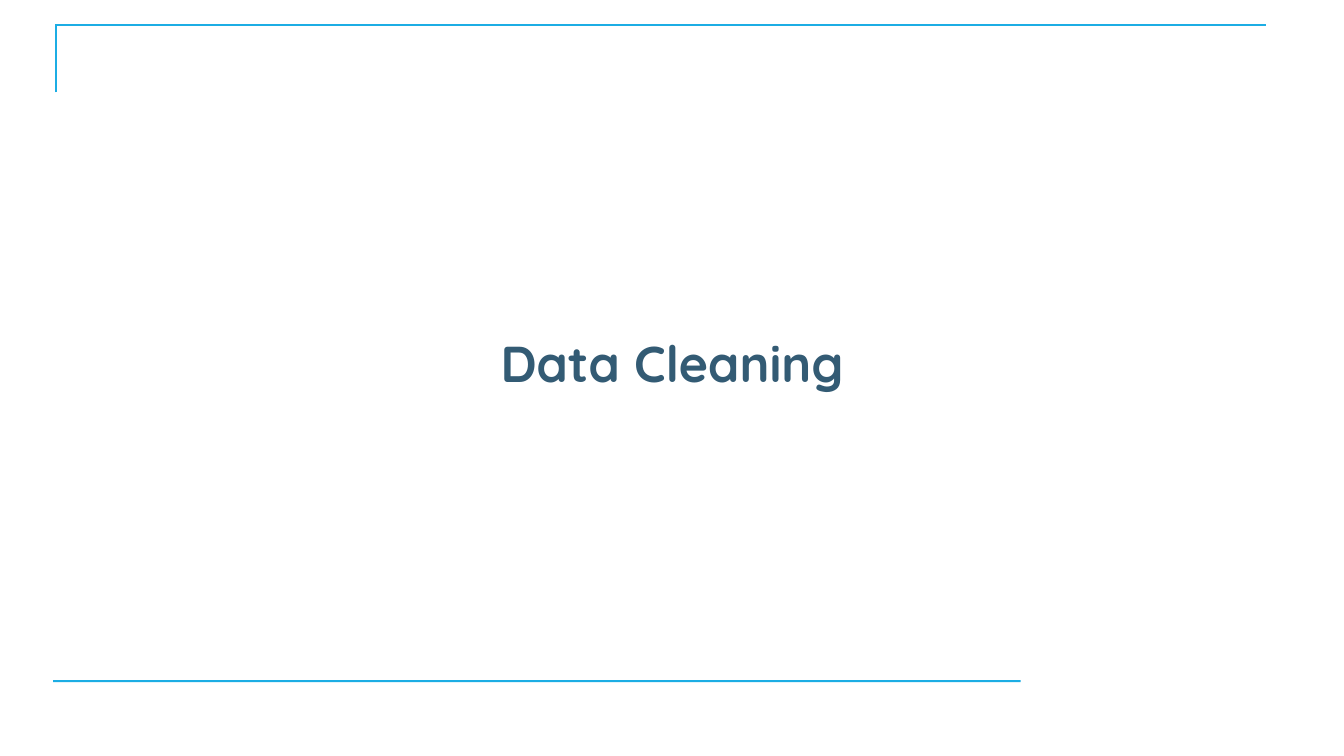
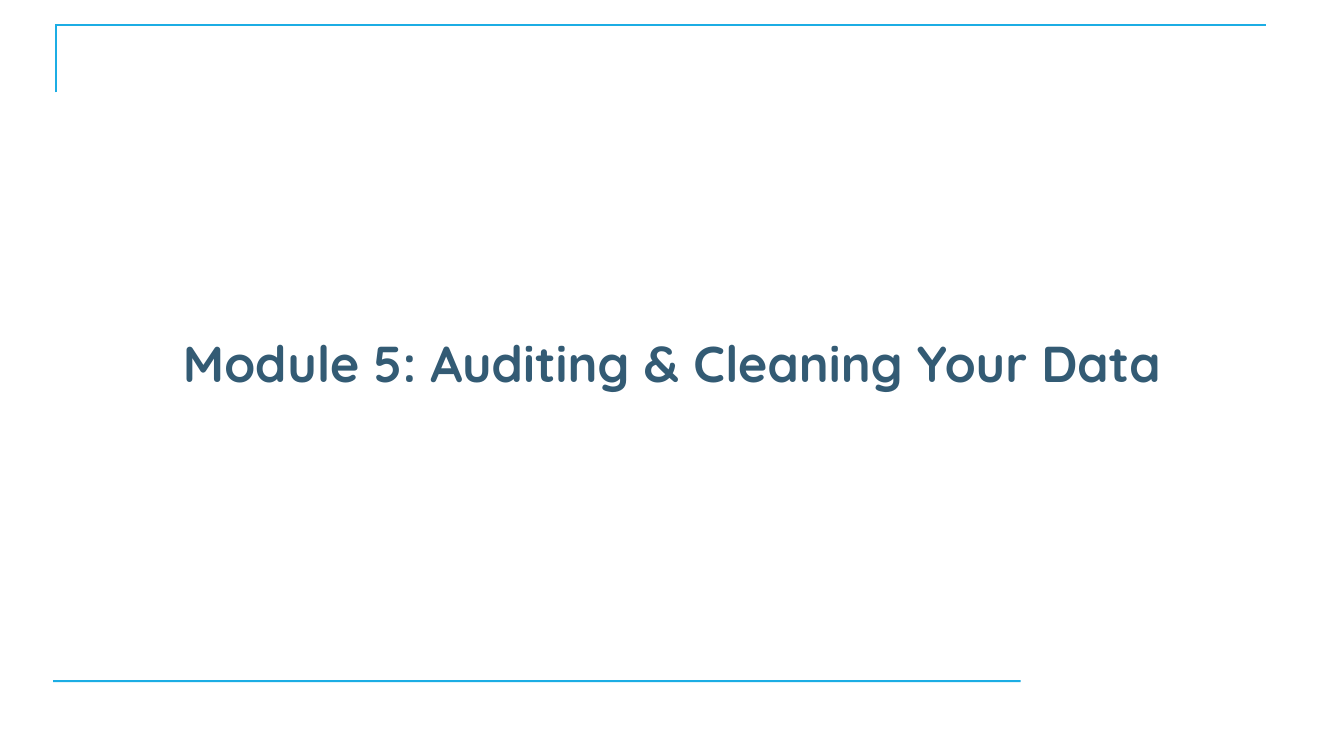
Before and after one commit to CostelloTechnicalConsulting/XTBP10---Tableau-Prep-Introduction, a slide deck: slide 49 of ppt/TableauPrepBuilderIntroV1_1.pptx (slide 43 before the commit). Drawn at 1344x756 pixels with LibreOffice and Linux fonts; fonts in the diff are those of the drawing; background and template pictures are left out. Boxes give left, top, right and bottom in pixels: in the first picture for what was removed or moved away, otherwise in the second. Text is boxed around its words. In the diff, an @@ line names an element or a change of style, - is before the commit and + after.

```diff
--- a/ppt/TableauPrepBuilderIntroV1_1.pptx
+++ b/ppt/TableauPrepBuilderIntroV1_1.pptx
@@ title at (183, 344, 1160, 392): text changed @@
-Data Cleaning
+Module 5: Auditing & Cleaning Your Data
```
Also in this commit, not shown: 7 other slides changed, 38 slides added, 34 slides removed.
